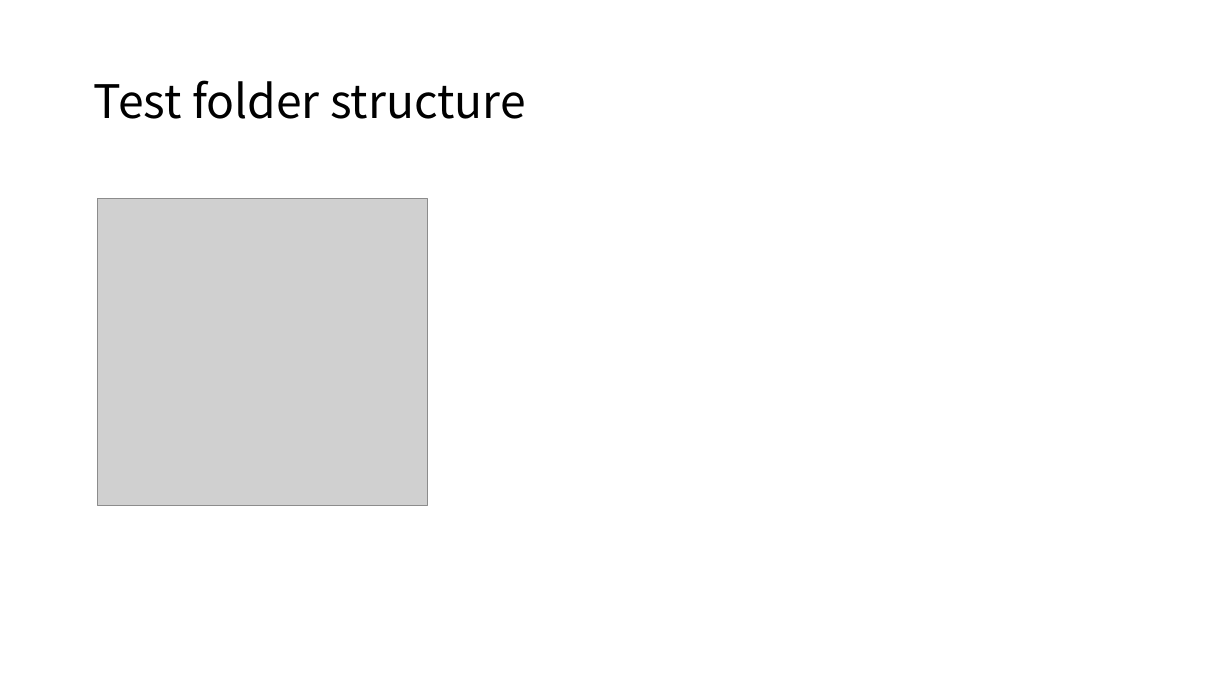
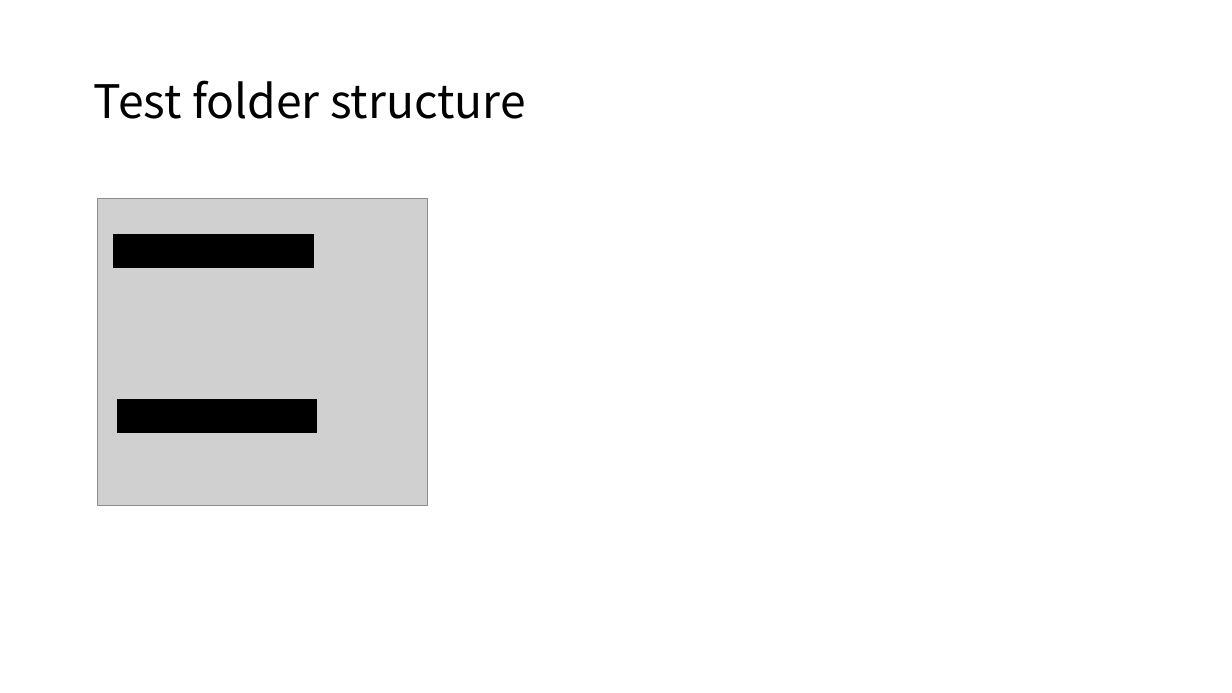
Before and after one commit to WANZARGEN/vue-study, a slide deck: slide 5 of Vue Unit Test.pptx (slide 3 before the commit). Drawn at 1232x693 pixels with LibreOffice and Linux fonts; fonts in the diff are those of the drawing; grey boxes stand for pictures. Boxes give left, top, right and bottom in pixels: in the first picture for what was removed or moved away, otherwise in the second. Text is boxed around its words. In the diff, an @@ line names an element or a change of style, - is before the commit and + after.

```diff
--- a/Vue Unit Test.pptx
+++ b/Vue Unit Test.pptx
@@ rectangle added at box(115, 236, 311, 266), fill #000000, outline #000000 3 pt @@
@@ rectangle added at box(119, 401, 316, 432), fill #000000, outline #000000 3 pt @@
```
Also in this commit, not shown: 6 other slides changed, 10 slides added.
